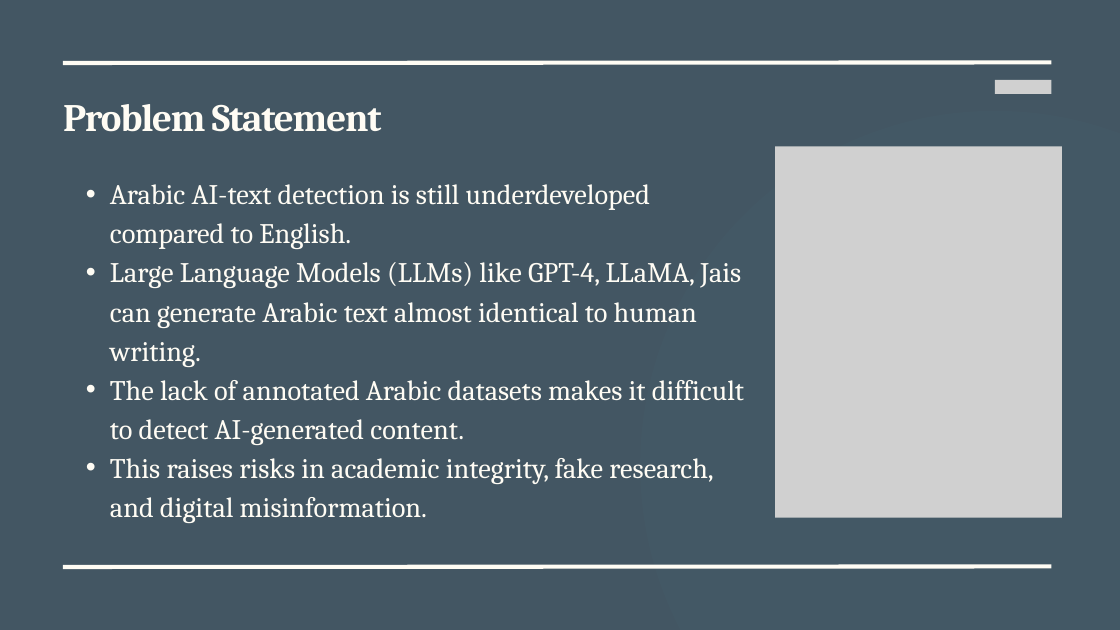
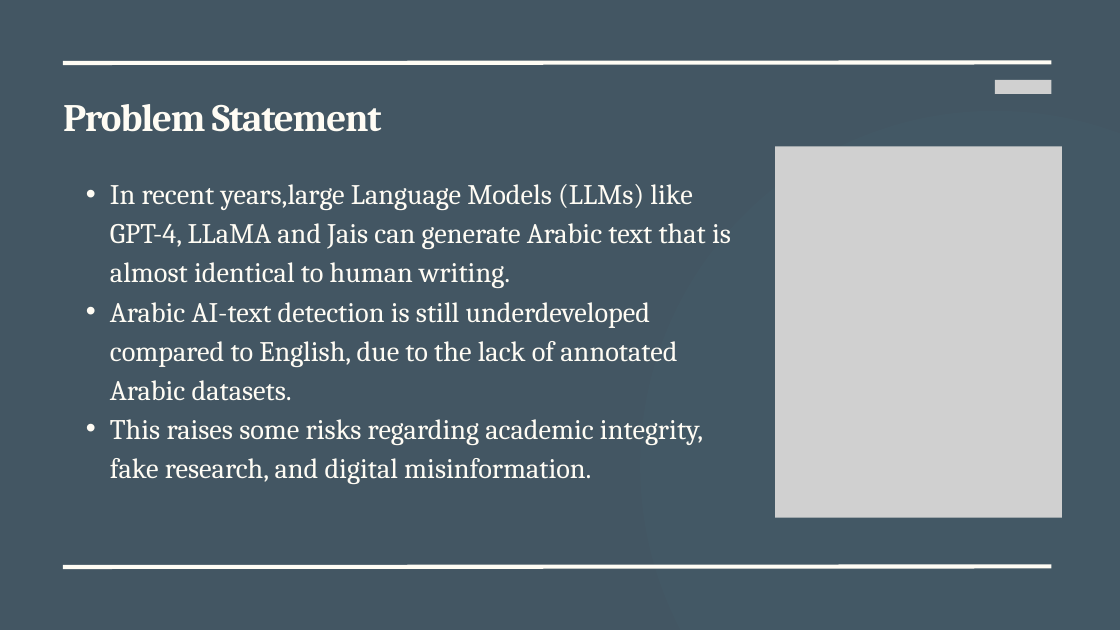
Before and after one commit to shoagMdf/ArabicNLP_Project, a slide deck: slide 2 of results/presentations/Advanced Data Analytic Techniques.pptx. Drawn at 1120x630 pixels with LibreOffice and Linux fonts; fonts in the diff are those of the drawing; grey boxes stand for pictures. Boxes give left, top, right and bottom in pixels: in the first picture for what was removed or moved away, otherwise in the second. Text is boxed around its words. In the diff, an @@ line names an element or a change of style, - is before the commit and + after.

Commit message:
updated

```diff
--- a/results/presentations/Advanced Data Analytic Techniques.pptx
+++ b/results/presentations/Advanced Data Analytic Techniques.pptx
@@ text at (x1=110, y1=184, x2=731, y2=484): text changed @@
-  • Arabic AI-text detection is still underdeveloped compared to English.
-  • Large Language Models (LLMs) like GPT-4, LLaMA, Jais can generate Arabic text almost identical to human writing.
-  • The lack of annotated Arabic datasets makes it difficult to detect AI-generated content.
-  • This raises risks in academic integrity, fake research, and digital misinformation.
+  • In recent years,large Language Models (LLMs) like GPT-4, LLaMA and Jais can generate Arabic text that is almost identical to human writing.
+  • Arabic AI-text detection is still underdeveloped compared to English, due to the lack of annotated Arabic datasets.
+  • This raises some risks regarding academic integrity, fake research, and digital misinformation.
```
Also in this commit, not shown: 10 other slides changed, 1 slide added.
